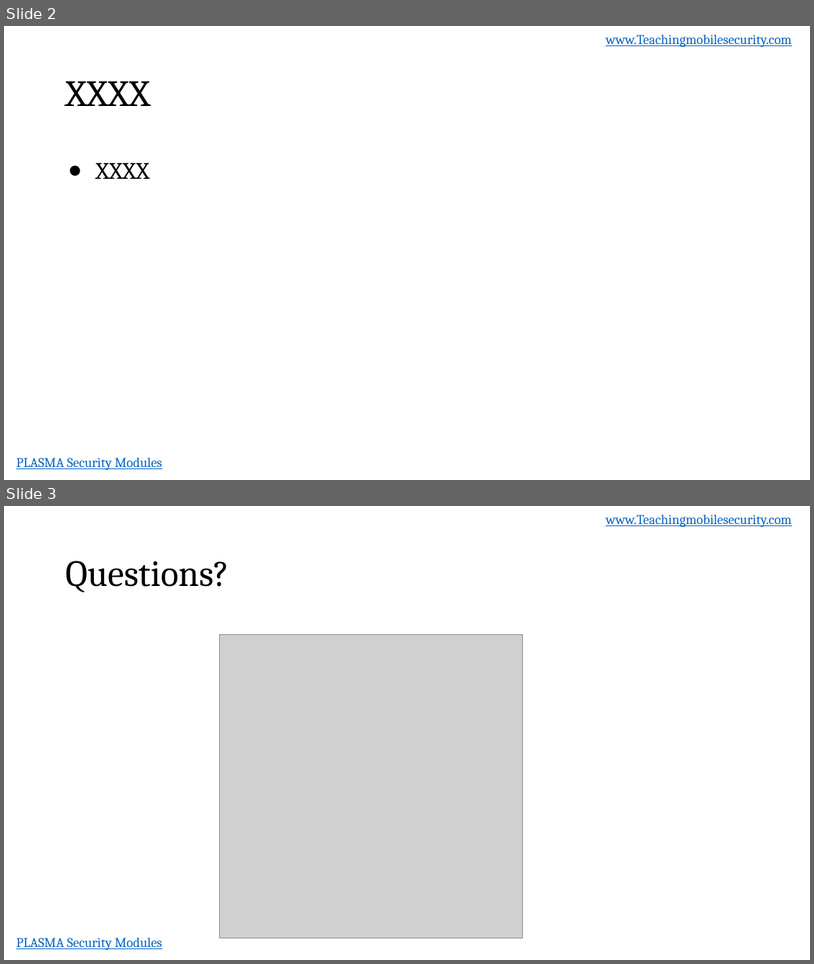
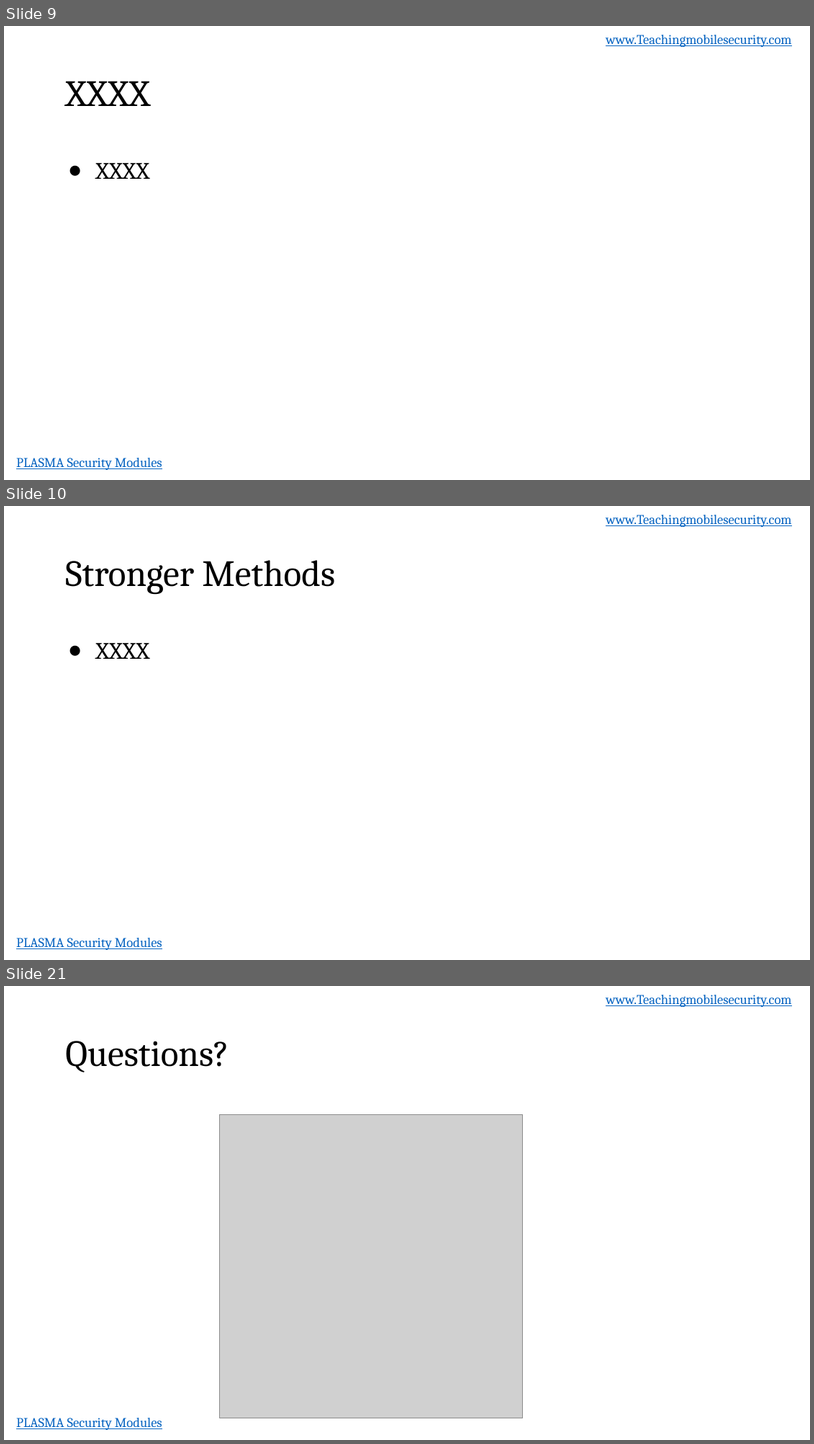
Before and after one commit to dan7800/VulnerableAndroidAppOracle, a slide deck: Vulnerabilities/ProperEncyption/ProperEncryption.pptx. Shown one above the other, each under a label of ours: slides 2 and 3 before the commit, slides 9, 10 and 21 after it; the slides between them are not shown. The pictures are 814x964 and 814x1444 pixels, drawn with LibreOffice and Linux fonts; fonts in the diff are those of the drawing; grey boxes stand for pictures; background and template pictures are left out. Boxes give left, top, right and bottom in pixels: in the first picture for what was removed or moved away, otherwise in the second. Text is boxed around its words. In the diff, an @@ line names an element or a change of style, - is before the commit and + after.

```diff
--- a/Vulnerabilities/ProperEncyption/ProperEncryption.pptx
+++ b/Vulnerabilities/ProperEncyption/ProperEncryption.pptx
@@ slide 10 added at [4, 506, 810, 960], background #FFFFFF; not listed: 2 template elements that a slide beside it also shows @@
@@ title added at [65, 560, 335, 594], 44 pt, text #000000 @@
+Stronger Methods
@@ text added at [95, 643, 149, 659], 28 pt, text #000000 @@
+● XXXX
@@ what was slide 2 is now slide 9 @@
@@ what was slide 3 is now slide 21 @@
```
Also in this commit, not shown: 1 slide changed, 17 other slides added.
